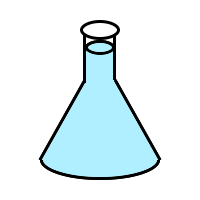
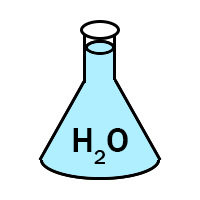
Two versions of the same layered image (200 × 200). Layer-by-layer changes:
added layer "H2O" above "правая стенка копия" over (73, 128, 128, 164)
